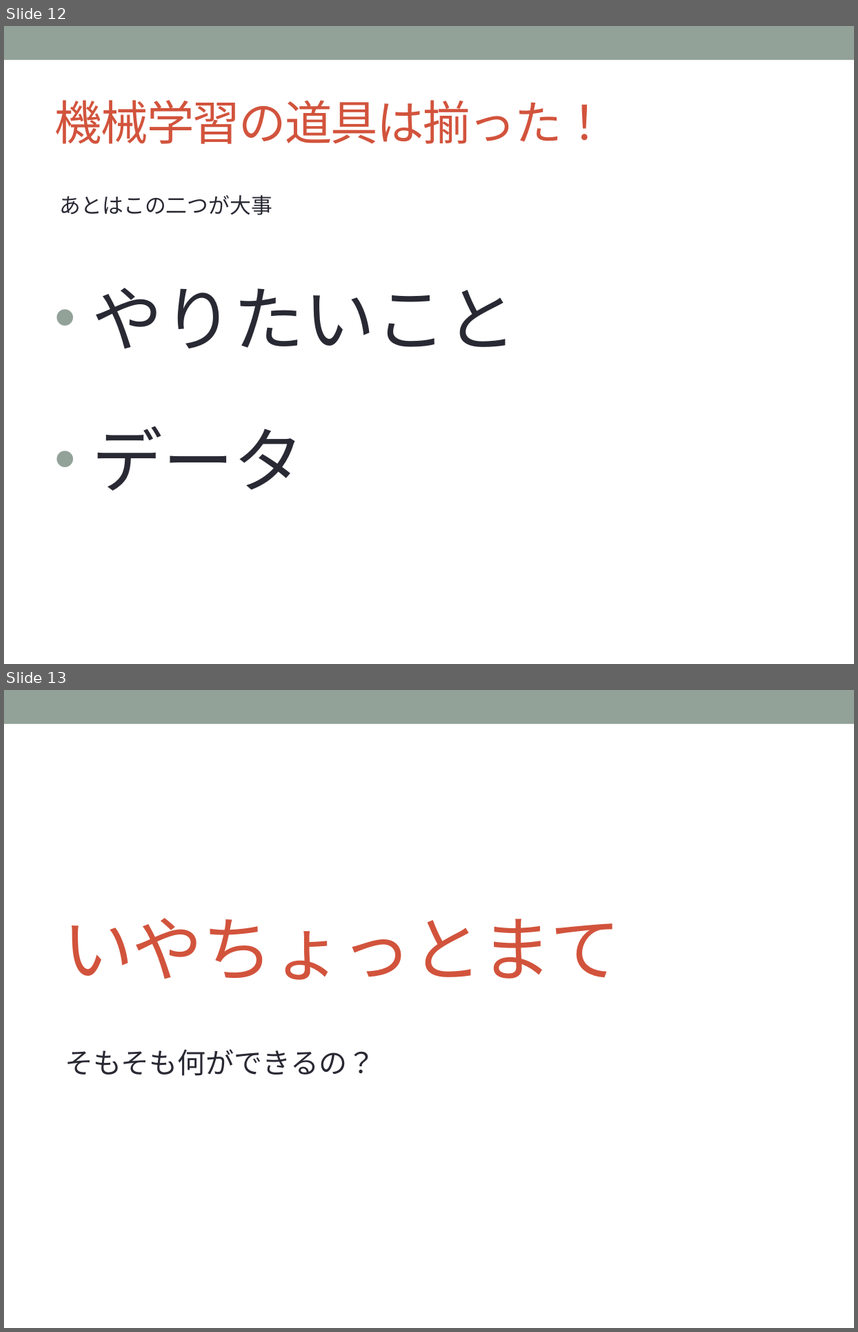
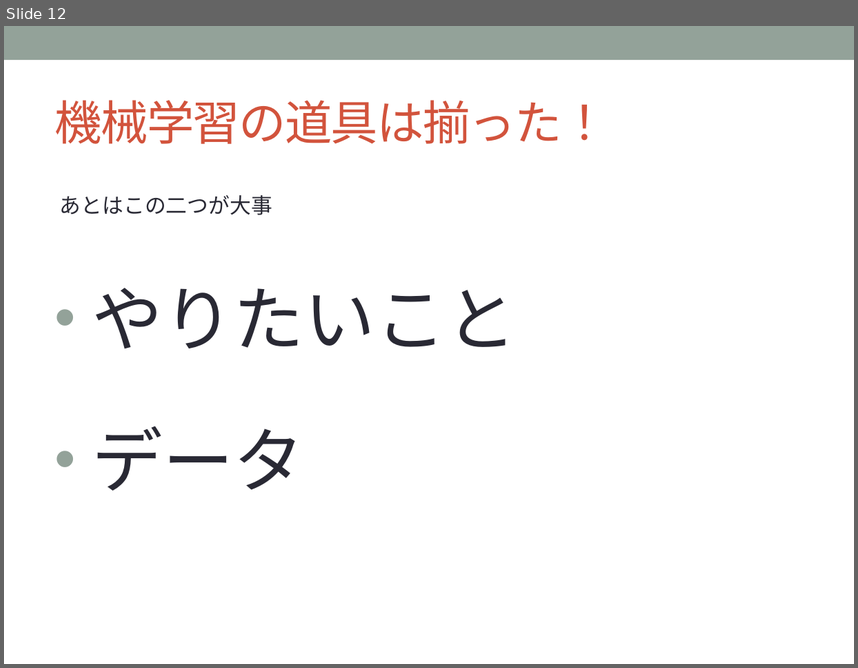
Before and after one commit to sakapun/nds51, a slide deck: 入門系の本を一冊も読まず.pptx. Shown one above the other, each under a label of ours: slides 12 and 13 before the commit, slide 12 after it. The pictures are 858x1332 and 858x668 pixels, drawn with LibreOffice and Linux fonts; fonts in the diff are those of the drawing. Boxes give left, top, right and bottom in pixels: in the first picture for what was removed or moved away, otherwise in the second. Text is boxed around its words. In the diff, an @@ line names an element or a change of style, - is before the commit and + after.

```diff
--- a/入門系の本を一冊も読まず.pptx
+++ b/入門系の本を一冊も読まず.pptx
@@ slide 13 removed at [4,690,854,1328], background #FFFFFF; not listed: 1 template element that a slide beside it also shows @@
@@ title removed at [63,918,622,980] @@
-いやちょっとまて
@@ text removed at [65,1049,375,1076] @@
-そもそも何ができるの？
```
Also in this commit, not shown: 3 slides changed.
